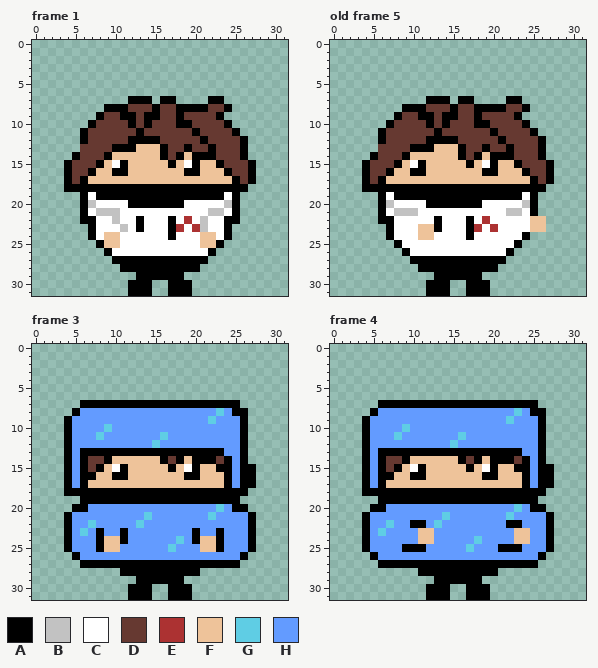
Pixel-art file: Aquinoluche.ase. The picture above is the old version.
32x32 pixels, 9 frames. Shown: frame 1, old frame 5, frame 3, frame 4. The commit also changed other frames, which this record leaves out.
Palette (. is transparent): A #000000  B #c2c2c2  C #ffffff  D #663931  E #ac3232  F #eec39a  G #5fcde4  H #639bff
Pixels before, frame 1, first column x 4:
 7 ........AAA.AA....AA....
 8 .....AAADDDADDAAAADDA...
 9 ....ADDAADAADDADDDDA....
10 ...ADDDDADADDDAADDDDA...
11 ..ADDDDDDADDDDDDADDDDA..
12 ..ADDDDDAAAADDDDDADDDDA.
13 ..DDDDAAAFFFADDADDADDDA.
14 .ADDDAFFFFFFADAFAAADDDA.
15 ADDDAFCAFFFFFAFCAFFADDDA
16 ADDAFFAAFFFFFFFAAFFFADDA
17 ADAFFFFFFFFFFFFFFFFFFADA
18 AAAAAAAAAAAAAAAAAAAAAAA.
19 ..ACAAAAAAAAAAAAAAAACA..
20 ..ABCCCCAAAAAAACCCCCBA..
21 ..ACBBBCCCCCCCCCCCBBCA..
22 ..AACCBCCACCCACECBCCAA..
23 ...ACCCBCACCCAECEBCCA...
24 ...ACFFCCCCCCACCCFFCA...
25 ....AFFCCCCCCCCCCFFA....
26 .....ACCCCCCCCCCCCA.....
27 ......AAAAAAAAAAAA......
28 .......AAAAAAAAAA.......
29 .........AAAAAA.........
30 ........AAA..AAA........
31 ........AAA..AAA........
Pixels before, old frame 5, first column x 4:
 7 ........AAA.AA....AA....
 8 .....AAADDDADDAAAADDA...
 9 ....ADDAADAADDADDDDA....
10 ...ADDDDADADDDAADDDDA...
11 ..ADDDDDDADDDDDDADDDDA..
12 ..ADDDDDAAAADDDDDADDDDA.
13 ..DDDDAAAFFFADDADDADDDA.
14 .ADDDAFFFFFFADAFAAADDDA.
15 ADDDAFCAFFFFFAFCAFFADDDA
16 ADDAFFAAFFFFFFFAAFFFADDA
17 ADAFFFFFFFFFFFFFFFFFFADA
18 AAAAAAAAAAAAAAAAAAAAAAA.
19 ..ACAAAAAAAAAAAAAAAACA..
20 ..ABCCCCAAAAAAACCCCCBA..
21 ..ACBBBCCCCCCCCCCCBBCA..
22 ..AACCCCCACCCACECCCCCFF.
23 ...ACCCFFACCCAECECCCCFF.
24 ...ACCCFFCCCCACCCCCCA...
25 ....ACCCCCCCCCCCCCCA....
26 .....ACCCCCCCCCCCCA.....
27 ......AAAAAAAAAAAA......
28 .......AAAAAAAAAA.......
29 .........AAAAAA.........
30 ........AAA..AAA........
31 ........AAA..AAA........
Pixels before, frame 3, first column x 4:
 7 ..AAAAAAAAAAAAAAAAAAAA..
 8 .AHHHHHHHHHHHHHHHHHGHAA.
 9 AHHHHHHHHHHHHHHHHHGHHHA.
10 AHHHHGHHHHHHHHHHHHHHHHA.
11 AHHHGHHHHHHHGHHHHHHHHHA.
12 AHHHHHHHHHHGHHHHHHHHHHA.
13 AHAAAAAAAAAAAAAAAAAAHHA.
14 AHADDAFFFFFFADAFAAADAHA.
15 AHADAFCAFFFFFAFCAFFAAHAA
16 AHAAFFAAFFFFFFFAAFFFAHAA
17 AHAFFFFFFFFFFFFFFFFFAHAA
18 AAAAAAAAAAAAAAAAAAAAAAA.
19 ..AAAAAAAAAAAAAAAAAAAA..
20 .AAHHHHHHHHHHHHHHHHGHAA.
21 AHHHHHHHHHGHHHHHHHGHHHHA
22 AHHGHHHHHGHHHHHHHHHHHHHA
23 AHGHAHHAHHHHHHHHAHHAHHHA
24 AHHHAFFAHHHHHHGHAFFAHHHA
25 AHHHAFFHHHHHHGHHHFFAHHHA
26 .AHHHHHHHHHHHHHHHHHHHHA.
27 ..AAAAAAAAAAAAAAAAAAAA..
28 .......AAAAAAAAAA.......
29 .........AAAAAA.........
30 ........AAA..AAA........
31 ........AAA..AAA........
Pixels before, frame 4, first column x 4:
 7 ..AAAAAAAAAAAAAAAAAAAA..
 8 .AHHHHHHHHHHHHHHHHHGHAA.
 9 AHHHHHHHHHHHHHHHHHGHHHA.
10 AHHHHGHHHHHHHHHHHHHHHHA.
11 AHHHGHHHHHHHGHHHHHHHHHA.
12 AHHHHHHHHHHGHHHHHHHHHHA.
13 AHAAAAAAAAAAAAAAAAAAHHA.
14 AHADDAFFFFFFADAFAAADAHA.
15 AHADAFCAFFFFFAFCAFFAAHAA
16 AHAAFFAAFFFFFFFAAFFFAHAA
17 AHAFFFFFFFFFFFFFFFFFAHAA
18 AAAAAAAAAAAAAAAAAAAAAAA.
19 ..AAAAAAAAAAAAAAAAAAAA..
20 .AAHHHHHHHHHHHHHHHHGHAA.
21 AHHHHHHHHHGHHHHHHHGHHHHA
22 AHHGHHAAHGHHHHHHHHAAHHHA
23 AHGHHHHFFHHHHHHHHHHFFHHA
24 AHHHHHHFFHHHHHGHHHHFFHHA
25 AHHHHAAAHHHHHGHHHAAAHHHA
26 .AHHHHHHHHHHHHHHHHHHHHA.
27 ..AAAAAAAAAAAAAAAAAAAA..
28 .......AAAAAAAAAA.......
29 .........AAAAAA.........
30 ........AAA..AAA........
31 ........AAA..AAA........
And afterwards:
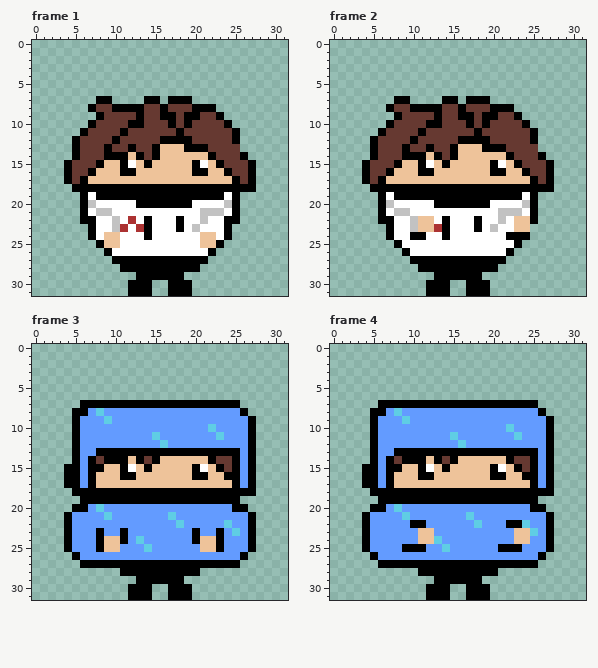
A new or re-ordered frame is compared with the old frame closest to it.
Edits made:
frames re-ordered
Frame 1:
y 7: x 8..9 .. -> AA; x 12..13 AA -> ..; x 15..16 .A -> A.; x 18..19 .. -> AA; x 22..23 AA -> ..
y 8: x 7..9 ..A -> ADD; x 12..13 DD -> AA; x 15..16 AD -> DA; x 18..19 AA -> DD; x 22..24 DDA -> A..
y 9: x 11..20 AADAADDADD -> DDADDAADAA
y 10: x 13..14 DA -> AD; x 17..18 DA -> AD
y 11: x 11 D -> A; x 13 A -> D; x 18 D -> A; x 20 A -> D
y 12: x 5..6 .A -> AD; x 10 D -> A; x 12..19 AAAADDDD -> DDDDAAAA; x 21 A -> D; x 25..26 DA -> A.
y 13: x 5 . -> A; x 9..11 DAA -> ADD; x 13..18 FFFADD -> DDAFFF; x 20..22 DDA -> AAD; x 26 A -> .
y 14: x 10..11 FF -> AA; x 13..18 FFFADA -> ADAFFF; x 20..21 AA -> FF
y 15: x 10 C -> F; x 12 F -> C; x 14 F -> A; x 17 A -> F; x 19 C -> F; x 21 F -> C
y 16: x 10 A -> F; x 12 F -> A; x 19 A -> F; x 21 F -> A
y 18: x 4 A -> .; x 27 . -> A
y 20: x 12 A -> C; x 19 C -> A
y 21: x 10 B -> C; x 21 C -> B
y 22: x 12..14 CAC -> ECA; x 17..19 ACE -> CAC
y 23: x 10..11 CB -> BE; x 13..14 AC -> EA; x 17..18 AE -> CA; x 20..21 EB -> BC
y 24: x 14 C -> A; x 17 A -> C
Frame 2 against old frame 5:
y 7: x 8..9 .. -> AA; x 12..13 AA -> ..; x 15..16 .A -> A.; x 18..19 .. -> AA; x 22..23 AA -> ..
y 8: x 7..9 ..A -> ADD; x 12..13 DD -> AA; x 15..16 AD -> DA; x 18..19 AA -> DD; x 22..24 DDA -> A..
y 9: x 11..20 AADAADDADD -> DDADDAADAA
y 10: x 13..14 DA -> AD; x 17..18 DA -> AD
y 11: x 11 D -> A; x 13 A -> D; x 18 D -> A; x 20 A -> D
y 12: x 5..6 .A -> AD; x 10 D -> A; x 12..19 AAAADDDD -> DDDDAAAA; x 21 A -> D; x 25..26 DA -> A.
y 13: x 5 . -> A; x 9..11 DAA -> ADD; x 13..18 FFFADD -> DDAFFF; x 20..22 DDA -> AAD; x 26 A -> .
y 14: x 10..11 FF -> AA; x 13..18 FFFADA -> ADAFFF; x 20..21 AA -> FF
y 15: x 10 C -> F; x 12 F -> C; x 14 F -> A; x 17 A -> F; x 19 C -> F; x 21 F -> C
y 16: x 10 A -> F; x 12 F -> A; x 19 A -> F; x 21 F -> A
y 18: x 4 A -> .; x 27 . -> A
y 20: x 12 A -> C; x 19 C -> A
y 21: x 10 B -> C; x 21 C -> B
y 22: x 10..14 CCCAC -> BFFCA; x 17..19 ACE -> CAC; x 21 C -> B; x 23..26 CCFF -> FFA.
y 23: x 10 C -> B; x 13..14 AC -> EA; x 17..18 AE -> CA; x 20 E -> B; x 23..26 CCFF -> FF..
y 24: x 10..12 CFF -> AAC; x 14 C -> A; x 17 A -> C; x 22..23 CC -> AA
Frame 3:
y 8: x 6 H -> A; x 8 H -> G; x 23 G -> H; x 25 A -> H
y 9: x 4..5 AH -> .A; x 9 H -> G; x 22 G -> H; x 26..27 A. -> HA
y 10: x 4..5 AH -> .A; x 9 G -> H; x 22 H -> G; x 26..27 A. -> HA
y 11: x 4..5 AH -> .A; x 8 G -> H; x 15..16 HG -> GH; x 23 H -> G; x 26..27 A. -> HA
y 12: x 4..5 AH -> .A; x 15..16 GH -> HG; x 26..27 A. -> HA
y 13: x 4..7 AHAA -> .AHH; x 24..27 HHA. -> AAHA
y 14: x 4..7 AHAD -> .AHA; x 10..11 FF -> AA; x 13..18 FFFADA -> ADAFFF; x 20..21 AA -> FF; x 24..27 AHA. -> DAHA
y 15: x 5..7 HAD -> AHA; x 10 C -> F; x 12 F -> C; x 14 F -> A; x 17 A -> F; x 19 C -> F; x 21 F -> C; x 24..26 AHA -> DAH
y 16: x 5..6 HA -> AH; x 10 A -> F; x 12 F -> A; x 19 A -> F; x 21 F -> A; x 25..26 HA -> AH
y 17: x 5..7 HAF -> AHA; x 24..26 AHA -> FAH
y 18: x 4 A -> .; x 27 . -> A
y 20: x 8 H -> G; x 23 G -> H
y 21: x 9 H -> G; x 14 G -> H; x 17 H -> G; x 22 G -> H
y 22: x 7 G -> H; x 13 G -> H; x 18 H -> G; x 24 H -> G
y 23: x 6 G -> H; x 25 H -> G
y 24: x 13 H -> G; x 18 G -> H
y 25: x 14 H -> G; x 17 G -> H
Frame 4: the same change as frame 3
Where, in picture pixels (left, top, right, bottom), the same in both pictures:
changed: (72, 96, 248, 240)
erased: (64, 184, 72, 192)
added: (248, 184, 256, 192)
changed: (370, 96, 554, 240)
erased: (362, 184, 370, 192)
changed: (64, 408, 256, 552)
changed: (362, 408, 554, 552)
